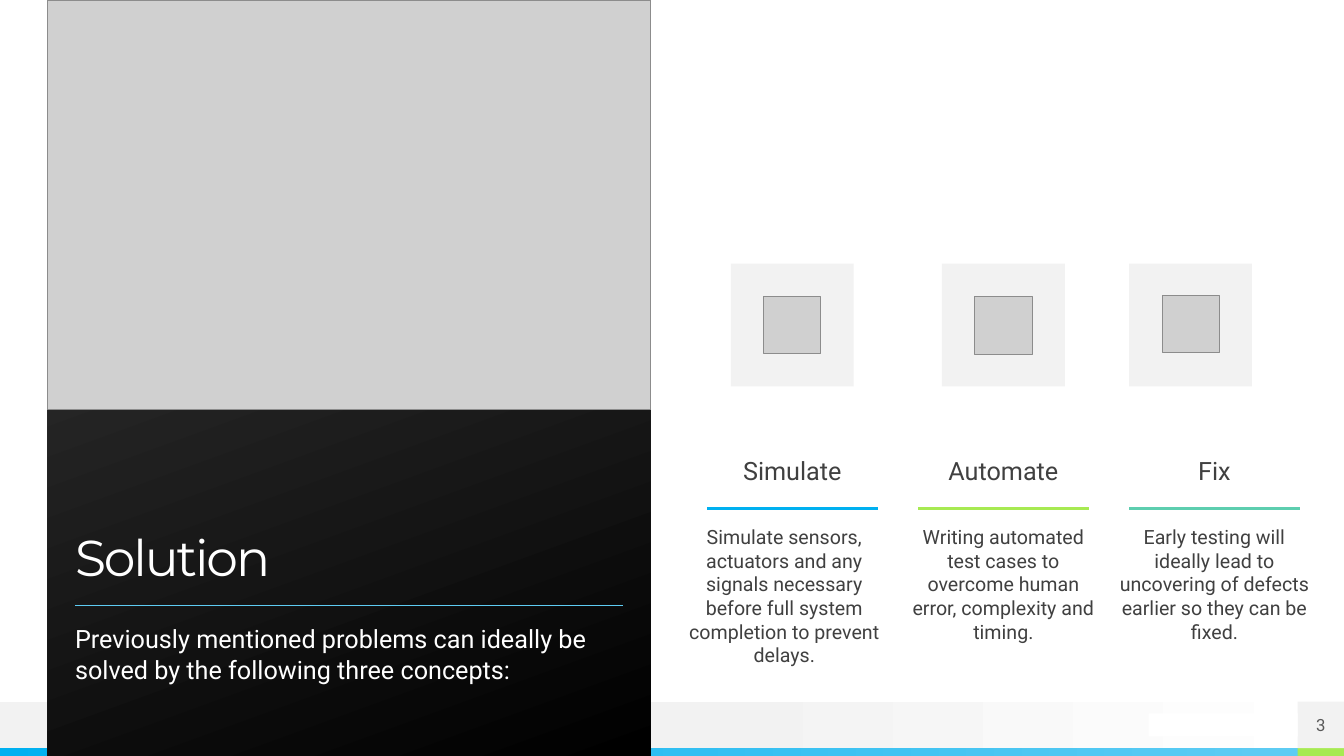
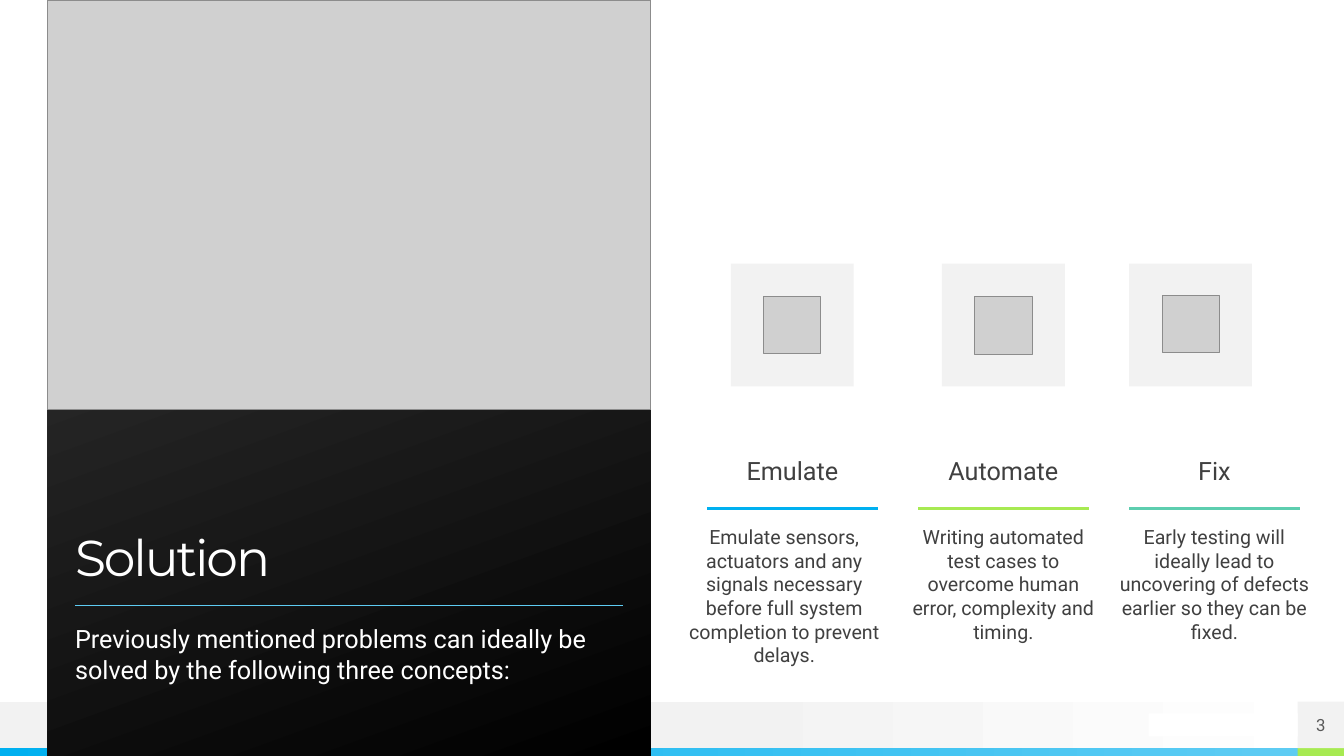
Before and after one commit to Ahmed-Zoher/HIL-TestBench-Over-Linux-OS-using-RaspberryPi4, a slide deck: slide 3 of Documentation/Bug-Z_Overview.pptx. Drawn at 1344x756 pixels with LibreOffice and Linux fonts; fonts in the diff are those of the drawing; grey boxes stand for pictures. Boxes give left, top, right and bottom in pixels: in the first picture for what was removed or moved away, otherwise in the second. Text is boxed around its words. In the diff, an @@ line names an element or a change of style, - is before the commit and + after.

Commit message:
Updated the presentation with a new definition for the project

```diff
--- a/Documentation/Bug-Z_Overview.pptx
+++ b/Documentation/Bug-Z_Overview.pptx
@@ text at box(747, 461, 839, 481): text changed @@
-Simulate
+Emulate
@@ text at box(689, 529, 879, 666): text changed @@
-Simulate sensors, actuators and any signals necessary before full system completion to prevent delays.
+Emulate sensors, actuators and any signals necessary before full system completion to prevent delays.
```
